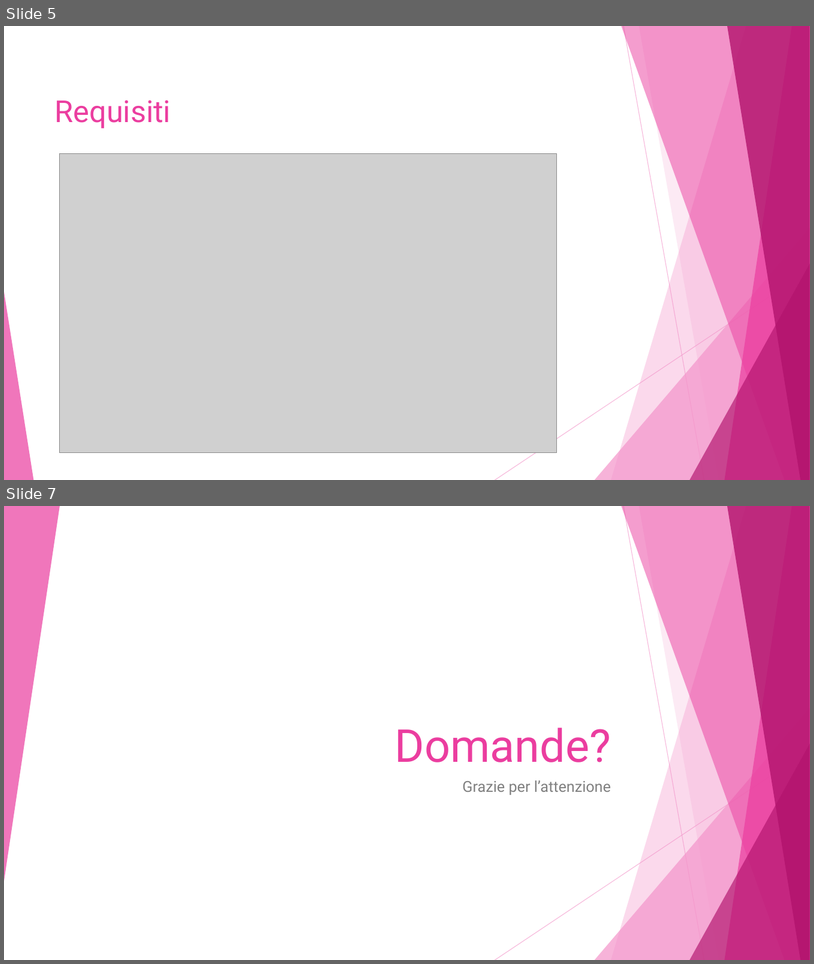
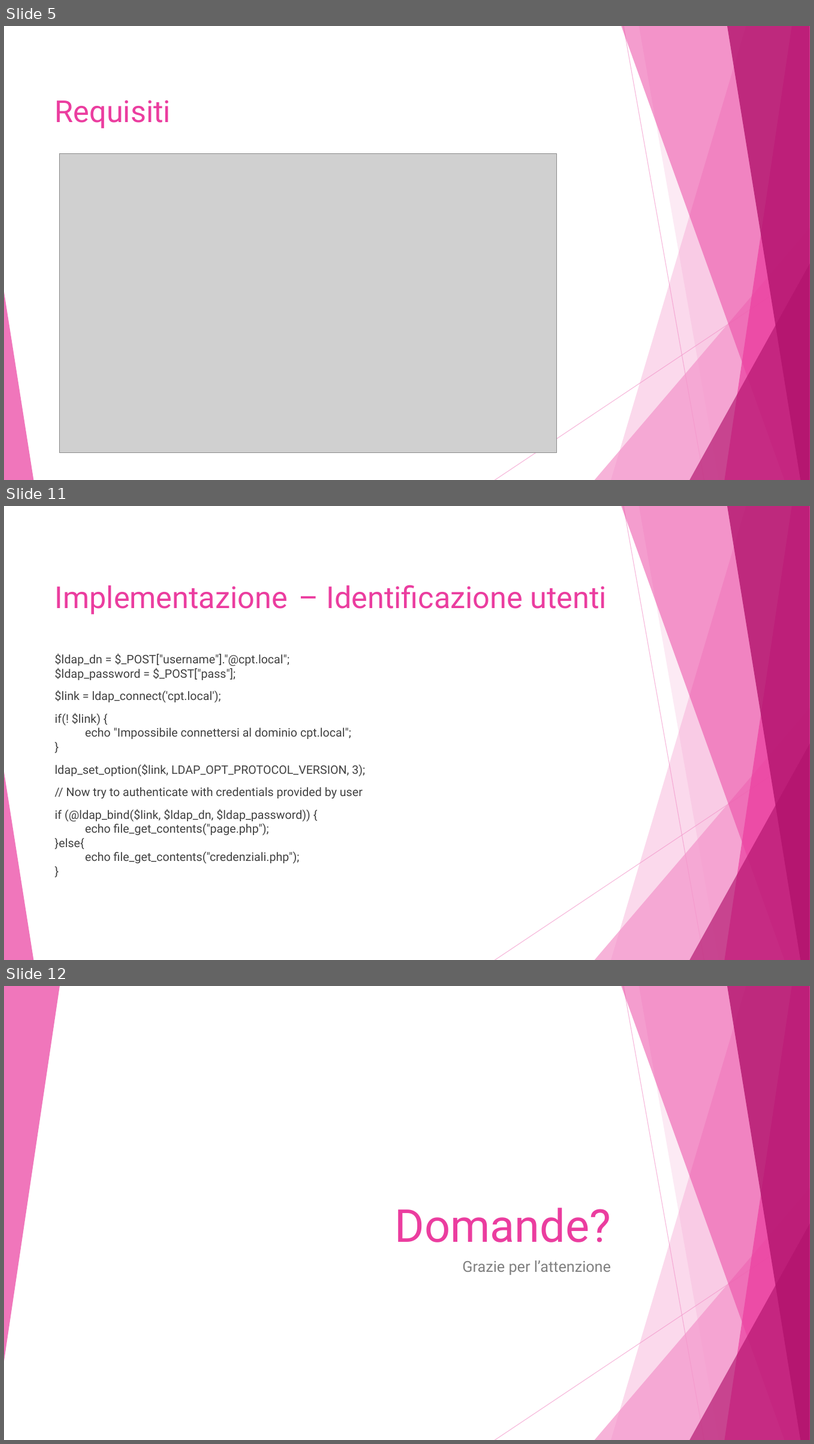
Before and after one commit to alessiax8/Info-Kiosk, a slide deck: Documenti/presentazione_info_kiosk.pptx. Shown one above the other, each under a label of ours: slides 5 and 7 before the commit, slides 5, 11 and 12 after it; the slides between them are not shown. The pictures are 814x964 and 814x1444 pixels, drawn with LibreOffice and Linux fonts; fonts in the diff are those of the drawing; grey boxes stand for pictures. Boxes give left, top, right and bottom in pixels: in the first picture for what was removed or moved away, otherwise in the second. Text is boxed around its words. In the diff, an @@ line names an element or a change of style, - is before the commit and + after.

```diff
--- a/Documenti/presentazione_info_kiosk.pptx
+++ b/Documenti/presentazione_info_kiosk.pptx
@@ slide 11 added at bbox=[4, 506, 810, 960], background #FFFFFF; not listed: 10 template elements that a slide beside it also shows @@
@@ title added at bbox=[55, 585, 607, 615], 36 pt, text #EB3D9F @@
+Implementazione – Identificazione utenti
@@ text added at bbox=[55, 654, 365, 864], 14 pt, text #404040 @@
+$ldap_dn = $_POST["username"]."@cpt.local";
+$ldap_password = $_POST["pass"];
+$link = ldap_connect('cpt.local');
+if(! $link) {
+echo "Impossibile connettersi al dominio cpt.local";
+}
+ldap_set_option($link, LDAP_OPT_PROTOCOL_VERSION, 3);
+// Now try to authenticate with credentials provided by user
+if (@ldap_bind($link, $ldap_dn, $ldap_password)) {
+echo file_get_contents("page.php");
+}else{
+echo file_get_contents("credenziali.php");
+}
@@ what was slide 7 is now slide 12 @@
```
Also in this commit, not shown: 1 slide changed, 5 other slides added, 1 slide removed.
